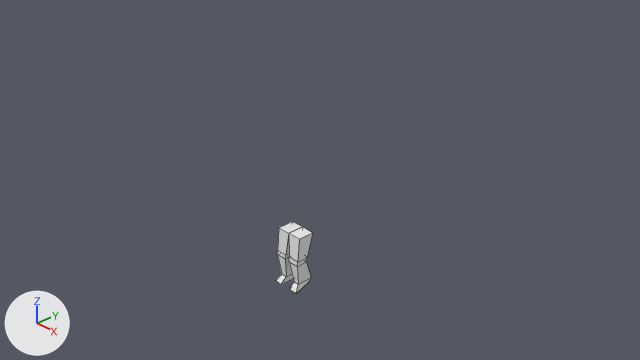
A saved change to the Blender file BlenderObjects/SaldatRig.blend.
Both versions are drawn from the file's camera 'Camera'. The lights are fixed; the arrows at lower left show +X, +Y and +Z. Mesh edges are drawn as thin lines.

The first picture shows 'Legs'.
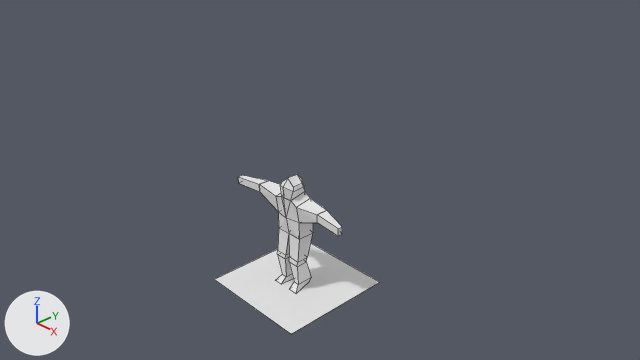
The newer file is also turned or shifted as a whole; pictures and numbers use the older file's frame.

Pixel boxes (x1, y1, x2, y2) of what changed, in the pictures (640 x 360 px):
'Plane', added: after (214, 243, 379, 334)
'Torso', shown: after (239, 175, 342, 239)
'Legs', reshaped: before (276, 221, 313, 293); after (276, 228, 313, 293)
part 1 of me_cube_008, built on: before (279, 221, 313, 239)

Patch to the scene script:
```diff
--- a/BlenderObjects/SaldatRig.blend.py
+++ b/BlenderObjects/SaldatRig.blend.py
@@ me_cube_008 @@
 # used by ob_legs; location = (0.0, 0.0, 0.0)
-me_cube_008.from_pydata(...)  # 40 vertices, 36 faces; spans x -0.267..0.267, y -0.258..0.155, z -1.5..-0.5
+me_cube_008.from_pydata(...)  # 42 vertices, 42 faces; spans x -0.267..0.267, y -0.258..0.155, z -1.5..-0.3
+# me_cube_008 part 1
+# 2 faces are deleted
+# 2 vertices are added at (0.0, 0.05, -0.3), (0.0, 0.05, -0.3)
+# 8 new faces join them
 me_cube_008.materials.append(mat_material)
@@ me_plane @@
+me_plane.from_pydata([(-1.0, -1.0, 0.0), (1.0, -1.0, 0.0), (-1.0, 1.0, 0.0), (1.0, 1.0, 0.0)], [], [(0, 1, 3, 2)])
@@ ob_torso @@
 ob_torso.location = (0.0, 0.0, 0.0)
-ob_torso.hide_set(True)  # its collection is switched off
@@ ob_plane @@
+ob_plane = bpy.data.objects.new('Plane', me_plane)
+ob_plane.location = (0.0, 0.0, -1.5)
```
